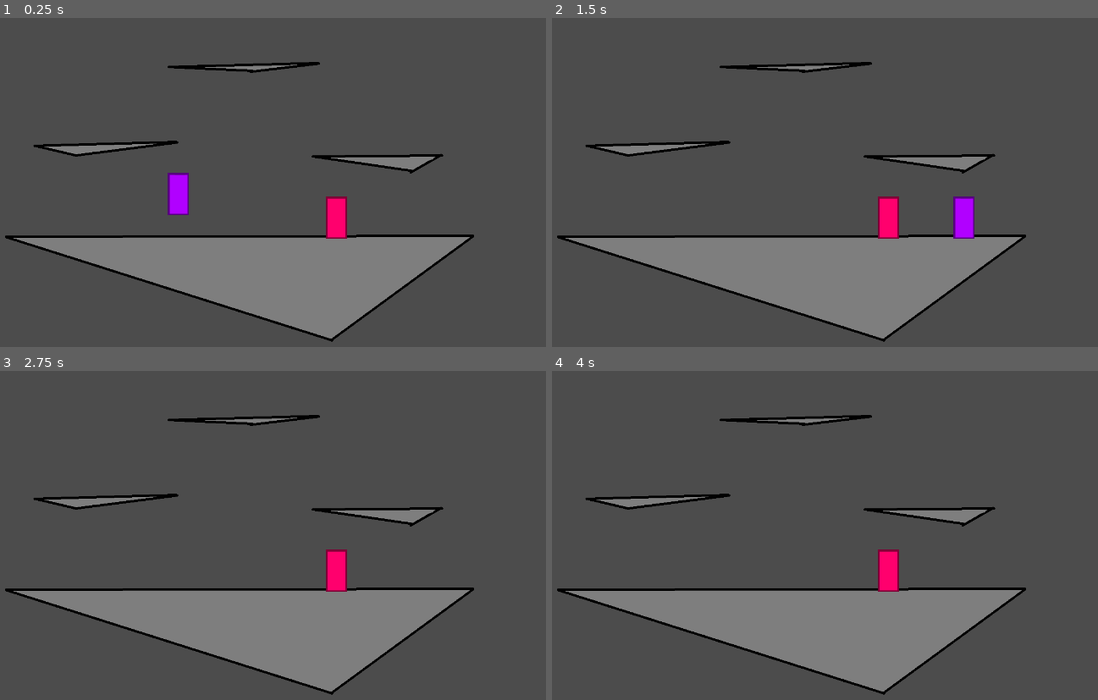
Above: before the commit, frames 1-4 (two rows, left to right).
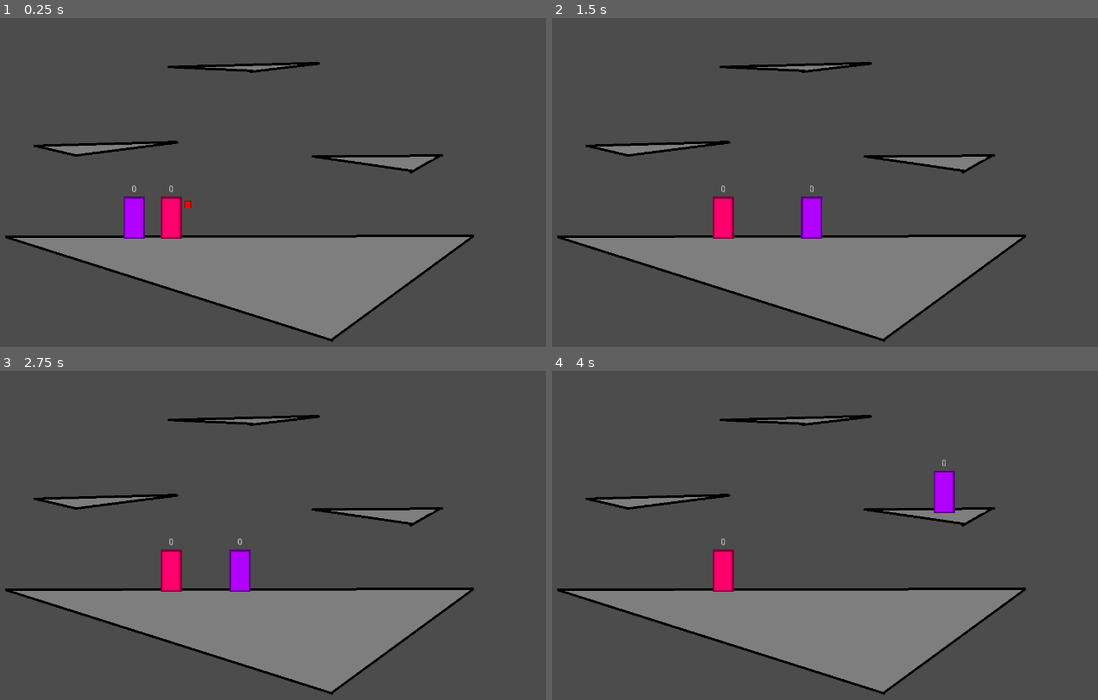
Above: after the commit, the same moments.

Repository: Alex-Lavenill/Project-Fight
Game: Godot game, scene res://src/Main/Main.tscn
The game is run twice, just before and just after one commit, with the same random seed, the same clock (stepped at 60 frames per second) and the same inputs.
Inputs:
- Up to frame 1 (0.25 s): no input
- Up to frame 2 (1.5 s): hold J (light) 0.53-1.28 s; hold Right (right) from 0.53 s (still down); tap Space (jump) at 0.77 s; tap Z (dash) at 1.35 s
- Up to frame 3 (2.75 s): tap Space (jump) at 1.52 s; tap J (light) at 1.55 s; release Right (right) at 2.03 s; hold Left (left) from 2.03 s (still down); hold J (light) from 2.03 s (still down)
- Up to frame 4 (4 s): release Left (left) at 2.78 s; release J (light) at 2.78 s; hold Right (right) from 2.78 s (still down); tap J (light) at 2.85 s; tap Space (jump) at 3.02, 3.77 s; hold J (light) from 3.53 s (still down); tap Z (dash) at 3.6 s

The runs differ from the first frame. In frame 1, 1.9% of the frame differs, in the area x 22-64%, y 47-68%; in frame 2, 2.0%, in the area x 29-78%, y 50-68%; in frame 3, 1.5%; in frame 4, 1.5%.

Commit message:
Force issues
Adição do cálculo de knockback
Modificações da movimentação

Diff:
--- a/src/Enemy/Enemy.gd
+++ b/src/Enemy/Enemy.gd
@@ -1,4 +1,21 @@
 extends KinematicBody2D
 
-func _Hurtbox_area_entered(area: Area2D) -> void:
-	print("OUCH")
+# FIGHTER STATUS
+export (float) var strenght := 50
+export (float) var defense := 10
+
+onready var hurtbox := $Hurtbox
+onready var hitbox := $Hitbox
+onready var movement := $Movement
+
+var is_stunned := false
+var stun_time := 0
+
+func _physics_process(delta: float) -> void:
+	if !hitbox.is_hitting:
+		hitbox.up_light(strenght)
+	movement.move(Vector2.ZERO)
+	if is_stunned:
+		stun_time -= 1
+		if stun_time == 0:
+			is_stunned = false
--- a/src/Enemy/Enemy.tscn
+++ b/src/Enemy/Enemy.tscn
@@ -1,9 +1,10 @@
-[gd_scene load_steps=6 format=2]
+[gd_scene load_steps=7 format=2]
 
 [ext_resource path="res://src/Mechanics/Hurtbox/Hurtbox.tscn" type="PackedScene" id=1]
 [ext_resource path="res://src/Mechanics/Movement/Movement.tscn" type="PackedScene" id=2]
 [ext_resource path="res://sprites/enemy.png" type="Texture" id=3]
 [ext_resource path="res://src/Enemy/Enemy.gd" type="Script" id=4]
+[ext_resource path="res://src/Mechanics/Hitbox/Hitbox.tscn" type="PackedScene" id=5]
 
 [sub_resource type="RectangleShape2D" id=1]
 extents = Vector2( 16, 32 )
@@ -22,4 +23,6 @@
 
 [node name="Movement" parent="." instance=ExtResource( 2 )]
 
+[node name="Hitbox" parent="." instance=ExtResource( 5 )]
+
 [connection signal="area_entered" from="Hurtbox" to="." method="_Hurtbox_area_entered"]
--- a/src/Main/Main.tscn
+++ b/src/Main/Main.tscn
@@ -11,10 +11,10 @@
 [node name="ProtoMap" parent="." instance=ExtResource( 1 )]
 
 [node name="Enemy" parent="." instance=ExtResource( 3 )]
-position = Vector2( 656, 304 )
+position = Vector2( 406, 361 )
 
 [node name="Player" parent="." instance=ExtResource( 2 )]
-position = Vector2( 417, 229 )
+position = Vector2( 350, 361 )
 
 [node name="Camera2D" type="Camera2D" parent="."]
 position = Vector2( 512, 300 )
--- a/src/Mechanics/Attacks/NeutralLight/NeutralLight.gd
+++ /dev/null
@@ -1,20 +0,0 @@
-extends Area2D
-
-export (int) var recovery = 7
-export (int) var cooldown = 3
-export (float) var damage = 6.5
-export (float) var force = 10
-
-onready var anim_player := $AnimPlayer
-onready var parent := get_parent()
-
-var on_animation := false
-
-func hit() -> void:
-	anim_player.play("hit")
-	on_animation = true
-
-func n_AnimPlayer_animation_finished(anim_name: String) -> void:
-	parent.is_hitting = false
-	parent.put_on_cooldown(cooldown)
-	queue_free()
--- a/src/Mechanics/Attacks/NeutralLight/NeutralLight.tscn
+++ /dev/null
@@ -1,27 +0,0 @@
-[gd_scene load_steps=5 format=2]
-
-[ext_resource path="res://sprites/attack.png" type="Texture" id=1]
-[ext_resource path="res://src/Mechanics/Attacks/NeutralLight/NeutralLight.gd" type="Script" id=2]
-[ext_resource path="res://src/Mechanics/Attacks/Hit.tres" type="Animation" id=3]
-
-[sub_resource type="CapsuleShape2D" id=16]
-radius = 6.0
-height = 4.0
-
-[node name="NeutralLight" type="Area2D"]
-collision_mask = 0
-script = ExtResource( 2 )
-
-[node name="CollisionShape2D" type="CollisionShape2D" parent="."]
-visible = false
-position = Vector2( 25, -20 )
-shape = SubResource( 16 )
-disabled = true
-
-[node name="Sprite" type="Sprite" parent="CollisionShape2D"]
-texture = ExtResource( 1 )
-
-[node name="AnimPlayer" type="AnimationPlayer" parent="."]
-anims/hit = ExtResource( 3 )
-
-[connection signal="animation_finished" from="AnimPlayer" to="." method="n_AnimPlayer_animation_finished"]
--- a/src/Mechanics/Attacks/Hit.tres
+++ b/src/Mechanics/Attacks/UpLight/Hit.tres
@@ -5,7 +5,7 @@
 length = 1.4
 step = 0.2
 tracks/0/type = "value"
-tracks/0/path = NodePath("CollisionShape2D:position")
+tracks/0/path = NodePath("Coll:position")
 tracks/0/interp = 1
 tracks/0/loop_wrap = true
 tracks/0/imported = false
@@ -17,7 +17,7 @@
 "values": [ Vector2( 25, -20 ), Vector2( 25, -20 ), Vector2( 25, -30 ) ]
 }
 tracks/1/type = "value"
-tracks/1/path = NodePath("CollisionShape2D:disabled")
+tracks/1/path = NodePath("Coll:disabled")
 tracks/1/interp = 1
 tracks/1/loop_wrap = true
 tracks/1/imported = false
@@ -29,7 +29,7 @@
 "values": [ true, false, true ]
 }
 tracks/2/type = "value"
-tracks/2/path = NodePath("CollisionShape2D:visible")
+tracks/2/path = NodePath("Coll:visible")
 tracks/2/interp = 1
 tracks/2/loop_wrap = true
 tracks/2/imported = false
--- /dev/null
+++ b/src/Mechanics/Attacks/UpLight/UpLight.gd
@@ -0,0 +1,30 @@
+extends Area2D
+
+export (int) var recovery = 7
+export (int) var cooldown = 3
+export (int) var stun = 5
+export (float) var damage = 6.0
+export (float) var var_force = 10.0
+export (float) var fix_force = 15.0
+
+onready var parent := get_parent()
+onready var target := $Target
+onready var coll := $Coll
+onready var anim_player := $AnimPlayer
+
+var attacker_strength : float
+var on_animation := false
+var knockback_direction : Vector2
+
+func _ready() -> void:
+	knockback_direction = (target.global_position - global_position).normalized()
+
+func hit(strength: float) -> void:
+	attacker_strength = strength
+	anim_player.play("hit")
+	on_animation = true
+
+func n_AnimPlayer_animation_finished(anim_name: String) -> void:
+	parent.is_hitting = false
+	parent.put_on_cooldown(cooldown)
+	queue_free()
--- /dev/null
+++ b/src/Mechanics/Attacks/UpLight/UpLight.tscn
@@ -0,0 +1,29 @@
+[gd_scene load_steps=5 format=2]
+
+[ext_resource path="res://src/Mechanics/Attacks/UpLight/Hit.tres" type="Animation" id=1]
+[ext_resource path="res://src/Mechanics/Attacks/UpLight/UpLight.gd" type="Script" id=2]
+[ext_resource path="res://sprites/attack.png" type="Texture" id=3]
+
+[sub_resource type="CapsuleShape2D" id=16]
+radius = 6.0
+height = 4.0
+
+[node name="NeutralLight" type="Area2D"]
+script = ExtResource( 2 )
+
+[node name="Coll" type="CollisionShape2D" parent="."]
+visible = false
+position = Vector2( 25, -20 )
+shape = SubResource( 16 )
+disabled = true
+
+[node name="Sprite" type="Sprite" parent="Coll"]
+texture = ExtResource( 3 )
+
+[node name="AnimPlayer" type="AnimationPlayer" parent="."]
+anims/hit = ExtResource( 1 )
+
+[node name="Target" type="Position2D" parent="."]
+position = Vector2( 1, -2 )
+
+[connection signal="animation_finished" from="AnimPlayer" to="." method="n_AnimPlayer_animation_finished"]
--- a/src/Mechanics/Hitbox/Hitbox.gd
+++ b/src/Mechanics/Hitbox/Hitbox.gd
@@ -1,6 +1,6 @@
 extends Node2D
 
-onready var pre_neutral_light := preload("res://src/Mechanics/Attacks/NeutralLight/NeutralLight.tscn")
+onready var pre_up_light := preload("res://src/Mechanics/Attacks/UpLight/UpLight.tscn")
 onready var parent := get_parent()
 
 var is_hitting := false
@@ -26,10 +26,11 @@
 		in_cooldown = false
 		curr_cooldown = null
 
-func neutral_light() -> void:
-	if curr_cooldown != pre_neutral_light:
-		var n_light := pre_neutral_light.instance()
-		add_child(n_light)
-		n_light.hit()
-		curr_attack = pre_neutral_light
+func up_light(strength: float) -> void:
+	if curr_cooldown != pre_up_light:
+		var upLight := pre_up_light.instance()
+		add_child(upLight)
+		upLight.add_to_group("ATTACK")
+		upLight.hit(strength)
+		curr_attack = pre_up_light
 		is_hitting = true
--- /dev/null
+++ b/src/Mechanics/Hitbox/Hitbox.tscn
@@ -0,0 +1,6 @@
+[gd_scene load_steps=2 format=2]
+
+[ext_resource path="res://src/Mechanics/Hitbox/Hitbox.gd" type="Script" id=1]
+
+[node name="Hitbox" type="Node2D"]
+script = ExtResource( 1 )
--- a/src/Mechanics/Hurtbox/Hurtbox.gd
+++ b/src/Mechanics/Hurtbox/Hurtbox.gd
@@ -1,9 +1,23 @@
 extends Area2D
 
-const MAX_DAMAGE := 250
+onready var parent := get_parent()
+onready var lab := $Label
 
-var damage_taken := 0.0
+const MAX_DAMAGE := 200
+
+var damage_taken : float = 0.0
 
 func _ready() -> void:
-#	$Coll.add_collision_exception_with(self)
-	pass
+	lab.text = damage_taken as String
+
+func apply_damage(damage: float) -> void:
+	damage_taken += stepify(damage * ( 100 / ( 100 + parent.defense )), 0.01)
+	lab.text = damage_taken as String
+
+func _Hurtbox_area_entered(area: Area2D) -> void:
+	if area.is_in_group("ATTACK"):
+		apply_damage(area.damage)
+		parent.movement.knockback(
+			pow(area.fix_force, 2) + ((damage_taken + area.attacker_strength) * area.var_force),
+			area.knockback_direction
+		)
--- a/src/Mechanics/Hurtbox/Hurtbox.tscn
+++ b/src/Mechanics/Hurtbox/Hurtbox.tscn
@@ -15,3 +15,15 @@
 light_mask = 2
 z_index = 2
 shape = SubResource( 7 )
+
+[node name="Label" type="Label" parent="."]
+margin_left = -20.0
+margin_top = -50.0
+margin_right = 20.0
+margin_bottom = -36.0
+grow_horizontal = 2
+grow_vertical = 2
+align = 1
+valign = 1
+
+[connection signal="area_entered" from="." to="." method="_Hurtbox_area_entered"]
--- a/src/Mechanics/Movement/Movement.gd
+++ b/src/Mechanics/Movement/Movement.gd
@@ -1,11 +1,12 @@
 extends Node2D
 
-export (int) var speed = 350
+export (int) var speed = 200
 export (Vector2) var dash_speed = Vector2(1200, 700)
 export (int) var jump_speed = -900
 export (int) var gravity = 3000
-export (float, 0, 1.0) var friction = 0.25
-export (float, 0, 1.0) var acceleration = 0.25
+export (float, 0, 1.0) var friction = 0.3
+export (float, 0, 1.0) var acceleration = 0.5
+export (float) var force_modifier = 1
 
 onready var parent := get_parent()
 onready var dash_timer := $DashTimer
@@ -24,9 +25,12 @@
 
 func move(direction: Vector2) -> void:
 	if direction.x != 0:
-		velocity.x = lerp(velocity.x, direction.x * speed, acceleration)
+		velocity.x = direction.x * speed
 	else:
-		velocity.x = lerp(velocity.x, 0, acceleration)
+		if parent.is_on_floor():
+			velocity.x = lerp(velocity.x, 0, friction)
+		else:
+			velocity.x = lerp(velocity.x, 0, friction/2)
 
 func fall_through() -> void:
 	if can_fall:
@@ -45,6 +49,12 @@
 			can_dash = false
 			dash_timer.start()
 
+func knockback(final_force: float, dir: Vector2) -> void:
+	var knockback_strength : float = final_force * force_modifier
+	print('Final KO force: ', knockback_strength)
+	velocity = dir * knockback_strength
+	print('Vel: ', velocity)
+
 func _DashTimer_timeout() -> void:
 	can_dash = true
 
--- a/src/Player/Player.gd
+++ b/src/Player/Player.gd
@@ -1,4 +1,8 @@
 extends KinematicBody2D
+
+# FIGHTER STATUS
+export (float) var strenght := 50
+export (float) var defense := 10
 
 onready var movement := $Movement
 onready var hitbox := $Hitbox
@@ -25,9 +29,8 @@
 
 	# ATTACKS
 	if Input.is_action_pressed("light") and Input.is_action_pressed("up"):
-#		print('hitting', hitbox.is_hitting)
 		if !hitbox.is_hitting:
-			hitbox.neutral_light()
+			hitbox.up_light(strenght)
 
 func _physics_process(delta: float) -> void:
 	if !hitbox.is_hitting:
--- a/src/Player/Player.tscn
+++ b/src/Player/Player.tscn
@@ -4,7 +4,7 @@
 [ext_resource path="res://src/Player/Player.gd" type="Script" id=2]
 [ext_resource path="res://src/Mechanics/Hurtbox/Hurtbox.tscn" type="PackedScene" id=3]
 [ext_resource path="res://sprites/player.png" type="Texture" id=4]
-[ext_resource path="res://src/Mechanics/Hitbox/Hitbox.gd" type="Script" id=5]
+[ext_resource path="res://src/Mechanics/Hitbox/Hitbox.tscn" type="PackedScene" id=5]
 
 [sub_resource type="SpriteFrames" id=12]
 animations = [ {
@@ -31,7 +31,6 @@
 
 [node name="Movement" parent="." instance=ExtResource( 1 )]
 
-[node name="Hitbox" type="Node2D" parent="."]
-script = ExtResource( 5 )
+[node name="Hitbox" parent="." instance=ExtResource( 5 )]
 
 [node name="Hurtbox" parent="." instance=ExtResource( 3 )]
